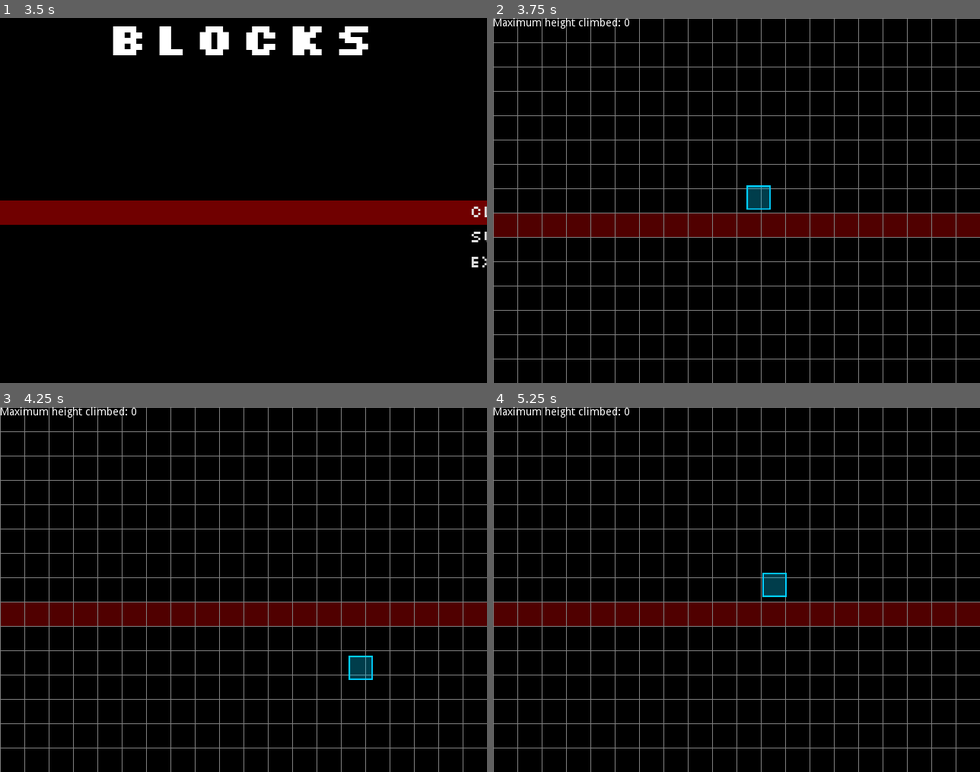
Above: before the commit, frames 1-4 (two rows, left to right).
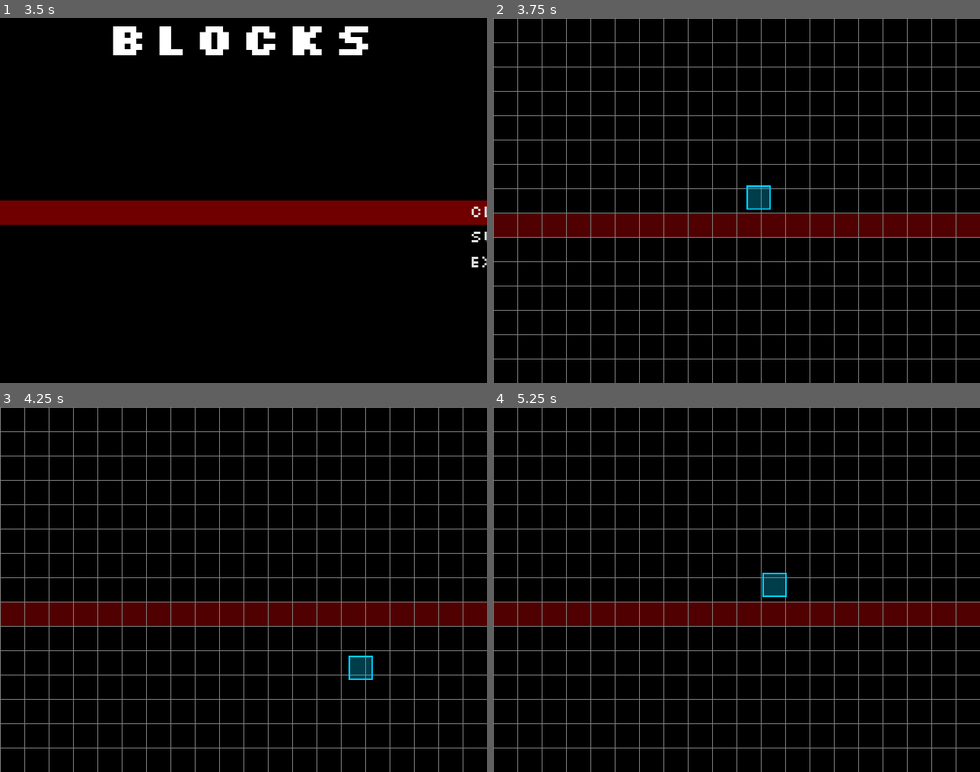
Above: after the commit, the same moments.

Repository: boscutti939/Blocks
Game: Godot game, scene res://Scenes/Menu.tscn
The game is run twice, just before and just after one commit, with the same random seed, the same clock (stepped at 60 frames per second) and the same inputs.
Inputs:
- Up to frame 1 (3.5 s): click "Play" at 0.5 s; click "Play" at 1.25 s; click "Options" at 2 s; tap Enter at 2.75 s; hold D from 2.78 s (still down); hold Enter from 2.78 s (still down); tap Space at 3.02 s
- Up to frame 2 (3.75 s): keep holding D; release Enter at 3.53 s; tap Enter at 3.6 s
- Up to frame 3 (4.25 s): keep holding D; tap Space at 3.77 s
- Up to frame 4 (5.25 s): release D at 4.28 s; hold A 4.28-5.03 s; hold R 4.28-5.03 s; tap Enter at 4.55, 5.1 s; tap Space at 5 s; hold D from 5.03 s (still down)

Frame 1 is identical in both runs. In frame 2, 0.3% of the frame differs, in the area x 0-28%, y 0-3%; in frame 3, 0.3%; in frame 4, 0.3%.

Commit message:
game over, fix exploding block

Diff:
--- a/Scenes/Blocks/exploding_block.tscn
+++ b/Scenes/Blocks/exploding_block.tscn
@@ -127,6 +127,7 @@
 cast_to = Vector2( 32, 0 )
 
 [node name="fuse_audio" type="AudioStreamPlayer2D" parent="."]
+pause_mode = 2
 stream = ExtResource( 6 )
 volume_db = -20.0
 bus = "SFX"
--- a/Scenes/field.tscn
+++ b/Scenes/field.tscn
@@ -18,12 +18,50 @@
 [ext_resource path="res://Shaders/lava.shader" type="Shader" id=16]
 [ext_resource path="res://Scripts/field/Sprite.gd" type="Script" id=17]
 [ext_resource path="res://Scripts/pausemanager.gd" type="Script" id=18]
+[ext_resource path="res://Fonts/slkscr.ttf" type="DynamicFontData" id=19]
+[ext_resource path="res://Fonts/slkscrb.ttf" type="DynamicFontData" id=20]
 
 [sub_resource type="RectangleShape2D" id=1]
 extents = Vector2( 32, 32 )
 
+[sub_resource type="DynamicFont" id=10]
+size = 48
+font_data = ExtResource( 20 )
+
+[sub_resource type="DynamicFont" id=8]
+font_data = ExtResource( 19 )
+
+[sub_resource type="Animation" id=9]
+resource_name = "gameoverappearanimation"
+length = 2.0
+step = 1.0
+tracks/0/type = "value"
+tracks/0/path = NodePath(".:modulate")
+tracks/0/interp = 1
+tracks/0/loop_wrap = true
+tracks/0/imported = false
+tracks/0/enabled = true
+tracks/0/keys = {
+"times": PoolRealArray( 0, 1 ),
+"transitions": PoolRealArray( 1, 1 ),
+"update": 0,
+"values": [ Color( 1, 1, 1, 0 ), Color( 1, 1, 1, 1 ) ]
+}
+tracks/1/type = "value"
+tracks/1/path = NodePath("maxheightlabel:modulate")
+tracks/1/interp = 1
+tracks/1/loop_wrap = true
+tracks/1/imported = false
+tracks/1/enabled = true
+tracks/1/keys = {
+"times": PoolRealArray( 0, 1, 2 ),
+"transitions": PoolRealArray( 1, 1, 1 ),
+"update": 0,
+"values": [ Color( 1, 1, 1, 0 ), Color( 1, 1, 1, 0 ), Color( 1, 1, 1, 1 ) ]
+}
+
 [sub_resource type="RectangleShape2D" id=2]
-extents = Vector2( 320, 232 )
+extents = Vector2( 320, 224 )
 
 [sub_resource type="RectangleShape2D" id=3]
 extents = Vector2( 320, 384 )
@@ -96,18 +134,51 @@
 current = true
 smoothing_speed = 10.0
 script = ExtResource( 11 )
-__meta__ = {
-"_edit_lock_": true
-}
-
-[node name="hud" type="Node2D" parent="sceneCamera"]
-
-[node name="maxheightlabel" type="Label" parent="sceneCamera/hud"]
-margin_right = 40.0
-margin_bottom = 14.0
+
+[node name="gameOverSplash" type="Node2D" parent="sceneCamera"]
+modulate = Color( 1, 1, 1, 0 )
+position = Vector2( 320, 240 )
+
+[node name="gameoverlabel" type="Label" parent="sceneCamera/gameOverSplash"]
+anchor_left = 0.5
+anchor_top = 1.0
+anchor_right = 0.5
+anchor_bottom = 1.0
+margin_left = -174.5
+margin_top = -201.028
+margin_right = 174.5
+margin_bottom = -152.028
+grow_horizontal = 2
+grow_vertical = 2
+custom_fonts/font = SubResource( 10 )
+text = "Game Over"
+align = 1
+valign = 1
 __meta__ = {
 "_edit_use_anchors_": false
 }
+
+[node name="maxheightlabel" type="Label" parent="sceneCamera/gameOverSplash"]
+modulate = Color( 1, 1, 1, 0 )
+anchor_left = 0.5
+anchor_top = 0.5
+anchor_right = 0.5
+anchor_bottom = 0.5
+margin_left = -21.5
+margin_top = -10.0
+margin_right = 21.5
+margin_bottom = 10.0
+grow_horizontal = 2
+grow_vertical = 2
+custom_fonts/font = SubResource( 8 )
+align = 1
+valign = 1
+__meta__ = {
+"_edit_use_anchors_": false
+}
+
+[node name="AnimationPlayer" type="AnimationPlayer" parent="sceneCamera/gameOverSplash"]
+anims/gameoverappearanimation = SubResource( 9 )
 
 [node name="shakeTime" type="Timer" parent="sceneCamera"]
 wait_time = 0.5
--- a/Scenes/player.tscn
+++ b/Scenes/player.tscn
@@ -11,6 +11,7 @@
 [ext_resource path="res://Scripts/player/jumptimer.gd" type="Script" id=9]
 [ext_resource path="res://Sounds/jump.wav" type="AudioStream" id=10]
 [ext_resource path="res://Sounds/powerup.wav" type="AudioStream" id=11]
+[ext_resource path="res://Sounds/death.wav" type="AudioStream" id=12]
 
 [sub_resource type="Gradient" id=1]
 offsets = PoolRealArray( 1 )
@@ -84,6 +85,20 @@
 "transitions": PoolRealArray( 0.55, 1.8, 1 ),
 "update": 0,
 "values": [ Vector2( 0, 0 ), Vector2( 0, -64 ), Vector2( 0, 480 ) ]
+}
+tracks/3/type = "method"
+tracks/3/path = NodePath("deathsound")
+tracks/3/interp = 1
+tracks/3/loop_wrap = true
+tracks/3/imported = false
+tracks/3/enabled = true
+tracks/3/keys = {
+"times": PoolRealArray( 0 ),
+"transitions": PoolRealArray( 1 ),
+"values": [ {
+"args": [  ],
+"method": "play"
+} ]
 }
 
 [node name="KinematicBody2D" type="KinematicBody2D"]
@@ -172,6 +187,10 @@
 volume_db = -10.0
 bus = "SFX"
 
+[node name="deathsound" type="AudioStreamPlayer2D" parent="."]
+stream = ExtResource( 12 )
+volume_db = -5.0
+
 [node name="AnimationPlayer" type="AnimationPlayer" parent="."]
 anims/deathanimation = SubResource( 6 )
 [connection signal="timeout" from="jumpmeter/jumptimer" to="." method="_on_jumptimer_timeout"]
--- a/Scripts/exploding_block/exploding_block.gd
+++ b/Scripts/exploding_block/exploding_block.gd
@@ -55,13 +55,11 @@
 func _on_fuse_time_timeout(): #If the fuse expires, blow up the block.
 	explode();
 
-
 func _on_Area2D_body_entered(body):
 	if body.name == "player" and $fuse_time.is_stopped():
 		$fuse_time.start();
 		$fuse_audio/beep_timer.start();
 		$fuse_audio.play();
-
 
 func _on_delay_time_timeout():
 	if $rayUp.is_colliding():
--- a/Scripts/exploding_block/fuse_audio.gd
+++ b/Scripts/exploding_block/fuse_audio.gd
@@ -9,8 +9,12 @@
 #	pass;
 
 # Called every frame. 'delta' is the elapsed time since the previous frame.
-#func _process(delta):
-#	pass;
+func _process(delta):
+	if get_tree().paused == true:
+		stop();
+		$beep_timer.stop();
+		$"../fuse_time".stop();
+		$"../delay_time".stop();
 
 func _on_beep_timer_timeout():
 	play();
--- a/Scripts/field.gd
+++ b/Scripts/field.gd
@@ -8,14 +8,16 @@
 func _ready():
 	pass # Replace with function body.
 
-onready var maxheightlabel = $sceneCamera/hud/maxheightlabel;
+onready var maxheightlabel = $sceneCamera/gameOverSplash/maxheightlabel;
 
 # Called every frame. 'delta' is the elapsed time since the previous frame.
 func _process(delta):
 	if not has_node("player"):
+		if global.gameOver == false:
+			$sceneCamera/gameOverSplash/AnimationPlayer.play("gameoverappearanimation");
 		global.gameOver = true;
-		get_tree().set_pause(true);
-	maxheightlabel.text = "Maximum height climbed: " + str(global.playerMaxBlockHeight);
+		get_tree().paused = true;
+	maxheightlabel.text = "Maximum height climbed: " + str(global.playerMaxBlockHeight) + " blocks";
 
 	if Input.is_key_pressed(KEY_R):
 		get_tree().reload_current_scene();
--- a/Scripts/player/player.gd
+++ b/Scripts/player/player.gd
@@ -76,9 +76,10 @@
 		position.y = oldposition.y + relativeposition.y;
 
 func explode():
+	motion = Vector2(0,0);
 	oldposition = position;
+	died = true;
 	$AnimationPlayer.play("deathanimation");
-	died = true;
 	print_debug("I died.");
 
 func _on_jumptimer_timeout():
Not shown, added: Scenes/death.wav.import
Not shown: 1 places in Scenes/field.tscn that only renumber resources
Not shown: 1 places in Scenes/player.tscn that only renumber resources
Not shown, added: Sounds/death.wav.import
Not shown, added: Scenes/death.wav
Not shown, added: Sounds/death.wav
